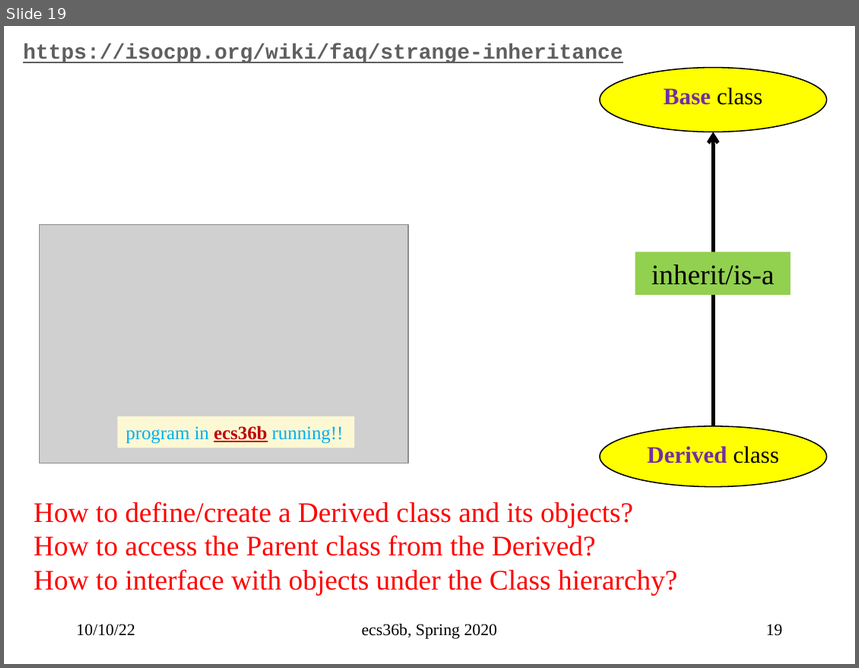
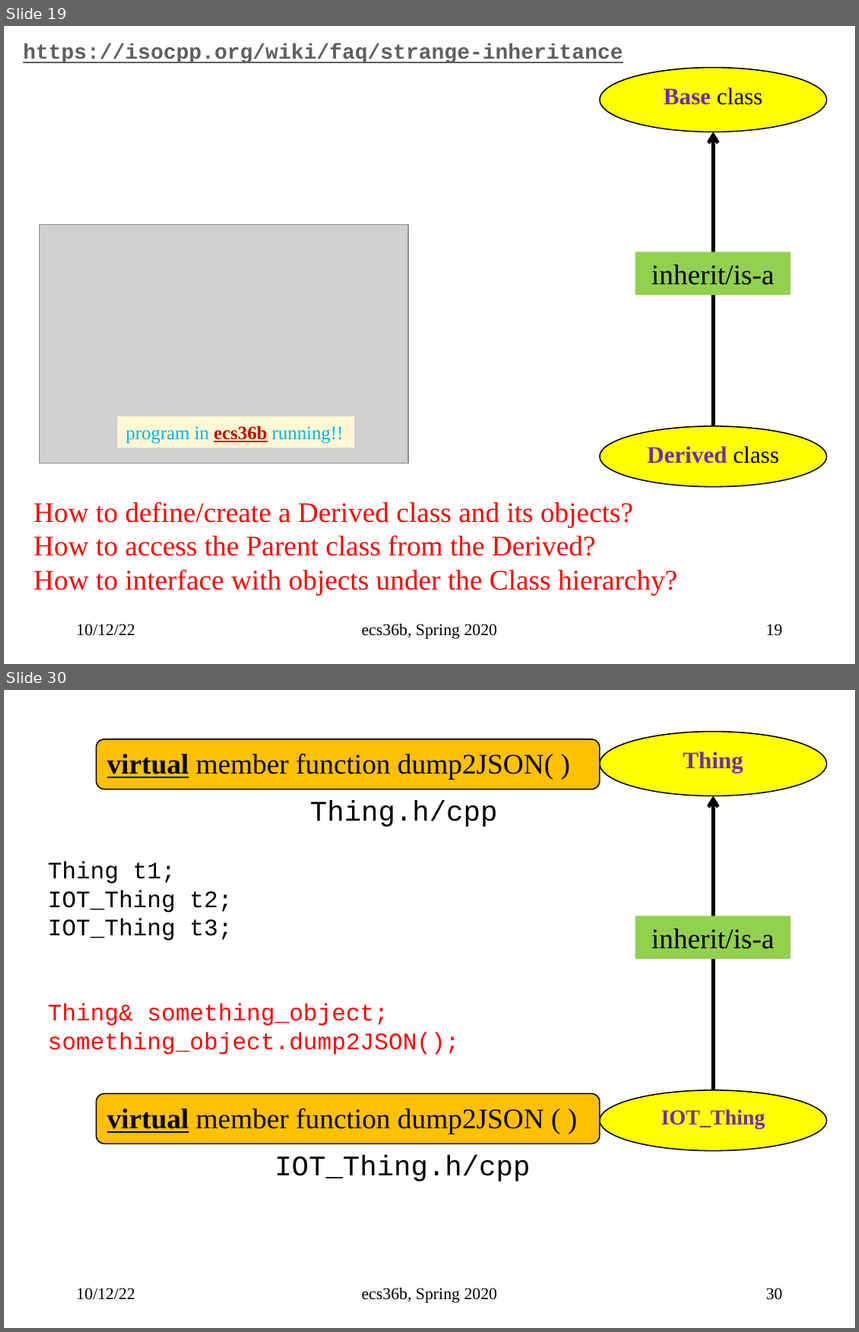
Before and after one commit to sfelixwu/ecs36b_slides, a slide deck: ecs36b_f2022_L004.pptx. Shown one above the other, each under a label of ours: slide 19 before the commit, slides 19 and 30 after it; the slides between them are not shown. The pictures are 859x668 and 859x1332 pixels, drawn with LibreOffice and Linux fonts; fonts in the diff are those of the drawing; grey boxes stand for pictures. Boxes give left, top, right and bottom in pixels: in the first picture for what was removed or moved away, otherwise in the second. Text is boxed around its words. In the diff, an @@ line names an element or a change of style, - is before the commit and + after.

```diff
--- a/ecs36b_f2022_L004.pptx
+++ b/ecs36b_f2022_L004.pptx
@@ slide 30 added at [4, 690, 855, 1328], background #FFFFFF @@
@@ ellipse added at [600, 732, 827, 796], fill #FFFF00, outline #000000 1 pt, 20 pt, text #7030A0, bold @@
+Thing
@@ rounded rectangle added at [96, 739, 600, 790], fill #FFC000, outline #000000 1 pt, 24 pt, text #000000 @@
+virtual member function dump2JSON( )
@@ text added at [310, 801, 497, 827], 24 pt, text #000000 @@
+Thing.h/cpp
@@ arrow added from (713, 1090) to (713, 796), #000000 3 pt @@
@@ text added at [48, 862, 460, 1055], 20 pt, text #FF0000 @@
+Thing t1;
+IOT_Thing t2;
+IOT_Thing t3;
+Thing& something_object;
+something_object.dump2JSON();
@@ rectangle added at [636, 916, 791, 959], fill #92D050, 24 pt, text #000000 @@
+inherit/is-a
@@ rounded rectangle added at [96, 1094, 600, 1144], fill #FFC000, outline #000000 1 pt, 24 pt, text #000000 @@
+virtual member function dump2JSON ( )
@@ ellipse added at [600, 1090, 827, 1151], fill #FFFF00, outline #000000 1 pt, 18 pt, text #7030A0, bold @@
+IOT_Thing
@@ text added at [275, 1155, 530, 1182], 24 pt, text #000000 @@
+IOT_Thing.h/cpp
@@ text added at [76, 1288, 135, 1300], 14 pt, text #000000 @@
+10/12/22
@@ text added at [362, 1288, 498, 1303], 14 pt, text #000000 @@
+ecs36b, Spring 2020
@@ page number added at [766, 1288, 783, 1300], 14 pt, text #000000 @@
+30
@@ slide 19 changed as well @@
@@ text at [76, 624, 135, 636]: text changed @@
-10/10/22
+10/12/22
```
Also in this commit, not shown: 16 other slides changed, 50 other slides added.
